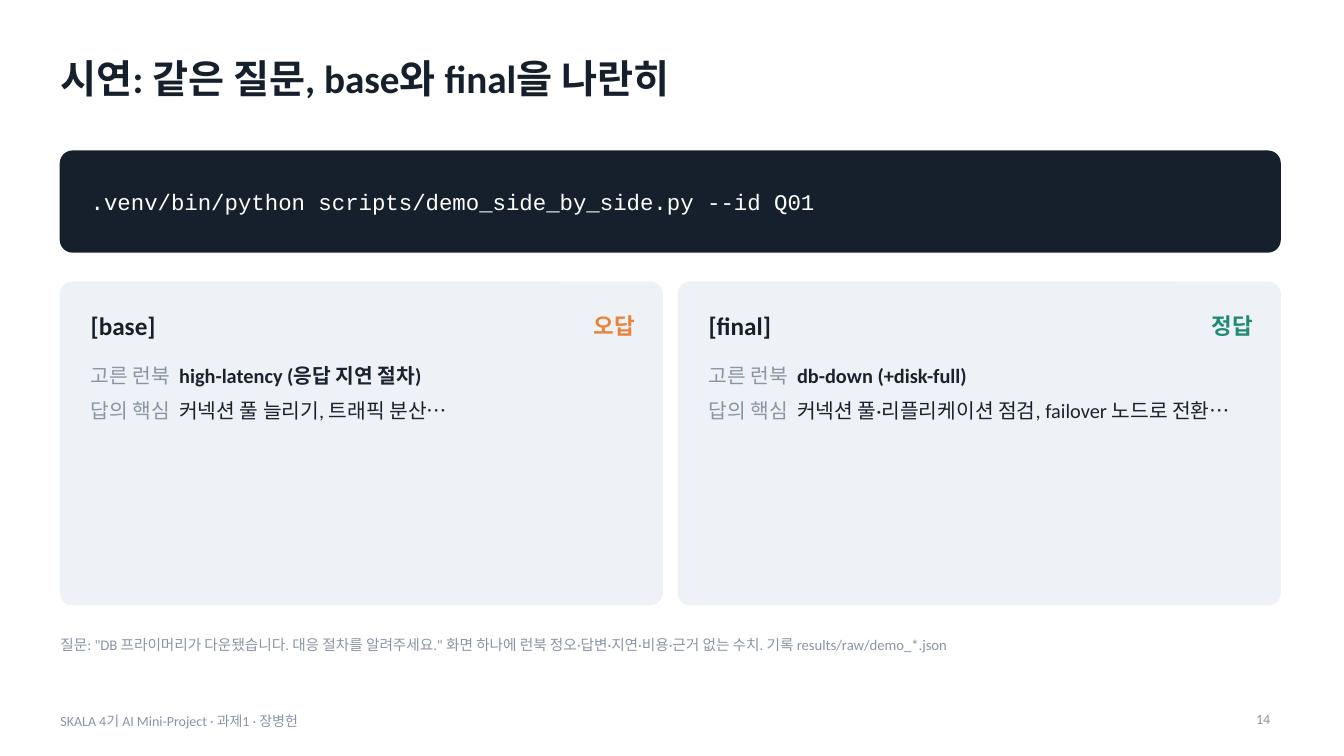
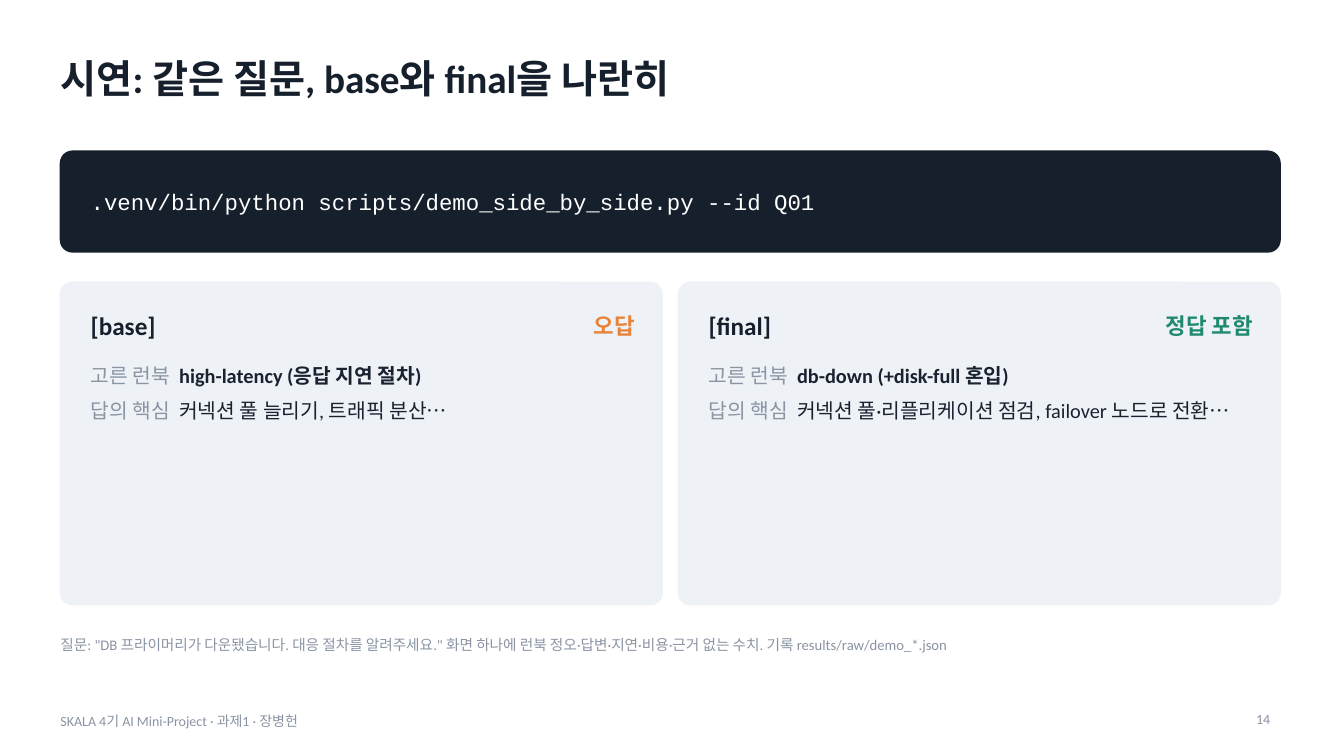
Before and after one commit to jang961111-hash/incident-agent-ablation, a slide deck: slide 14 of deck/incident-agent-ablation.pptx. Drawn at 1344x756 pixels with LibreOffice and Linux fonts; fonts in the diff are those of the drawing. Boxes give left, top, right and bottom in pixels: in the first picture for what was removed or moved away, otherwise in the second. Text is boxed around its words. In the diff, an @@ line names an element or a change of style, - is before the commit and + after.

```diff
--- a/deck/incident-agent-ablation.pptx
+++ b/deck/incident-agent-ablation.pptx
@@ text at (1166,315,1253,336): text changed @@
-정답
+정답 포함
@@ text at (709,366,1009,386): text changed @@
-고른 런북 db-down (+disk-full)
+고른 런북 db-down (+disk-full 혼입)
```
Also in this commit, not shown: 6 other slides changed, 6 other files.
